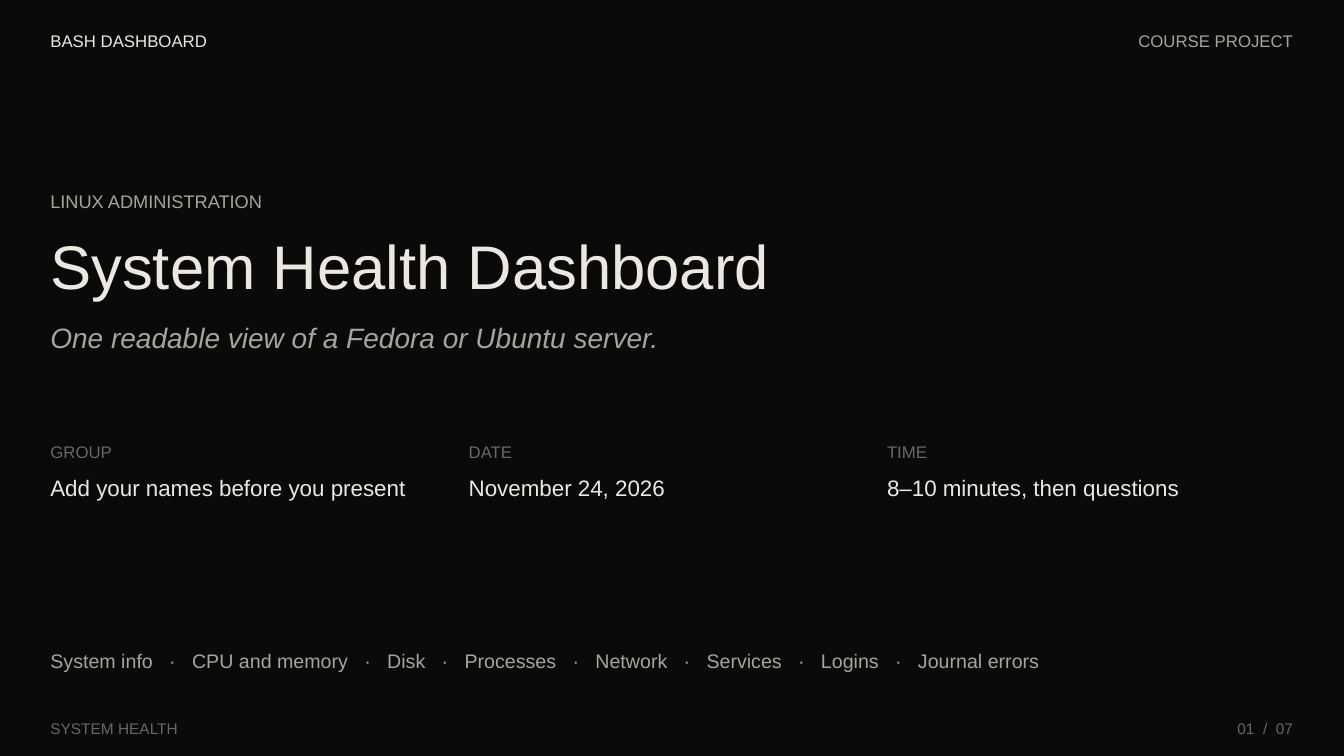
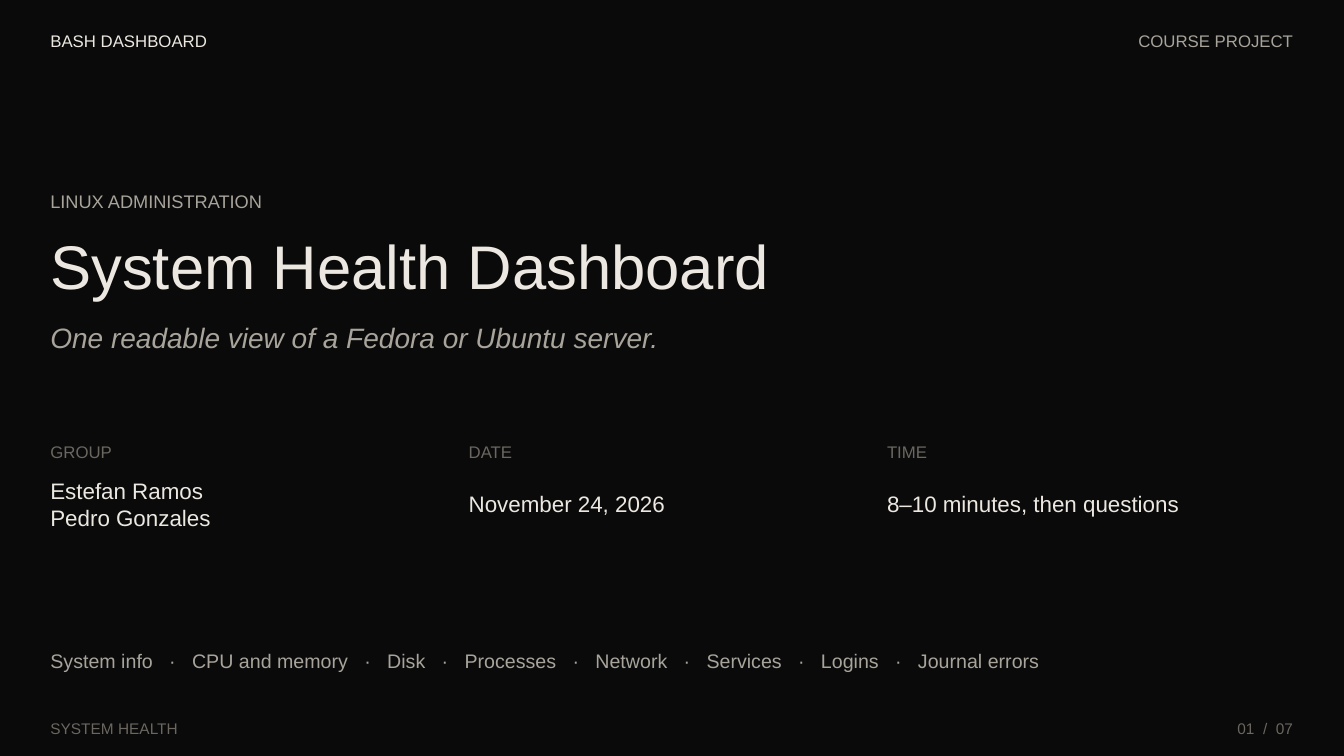
Before and after one commit to Omni-Ope/bash-dashboard, a slide deck: slide 1 of Bash-Dashboard-Presentation.pptx. Drawn at 1344x756 pixels with LibreOffice and Linux fonts; fonts in the diff are those of the drawing. Boxes give left, top, right and bottom in pixels: in the first picture for what was removed or moved away, otherwise in the second. Text is boxed around its words. In the diff, an @@ line names an element or a change of style, - is before the commit and + after.

Commit message:
Credit Estefan Ramos and Pedro Gonzales for their sections
The README and the slides use the same Fedora and Ubuntu split.

```diff
--- a/Bash-Dashboard-Presentation.pptx
+++ b/Bash-Dashboard-Presentation.pptx
@@ text "November 24, 2026": place and size @@
-text "November 24, 2026" at box(469, 479, 665, 499)
+text "November 24, 2026" at box(469, 495, 665, 515)
@@ text "8–10 minutes, then questions": place and size @@
-text "8–10 minutes, then questions" at box(887, 479, 1179, 501)
+text "8–10 minutes, then questions" at box(887, 495, 1179, 517)
@@ text at box(50, 483, 210, 527): text changed @@
-Add your names before you present
+Estefan Ramos
+Pedro Gonzales
```
Also in this commit, not shown: 1 other slide changed, 2 other files.
